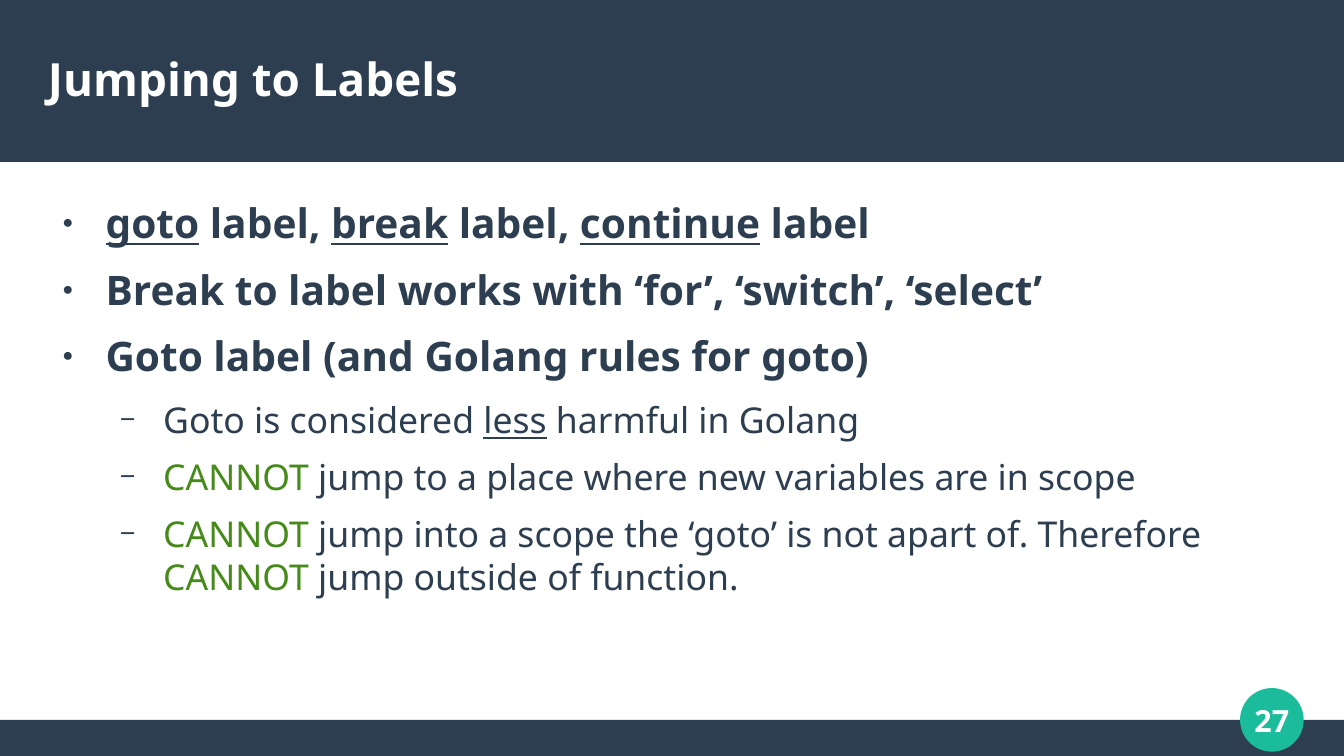
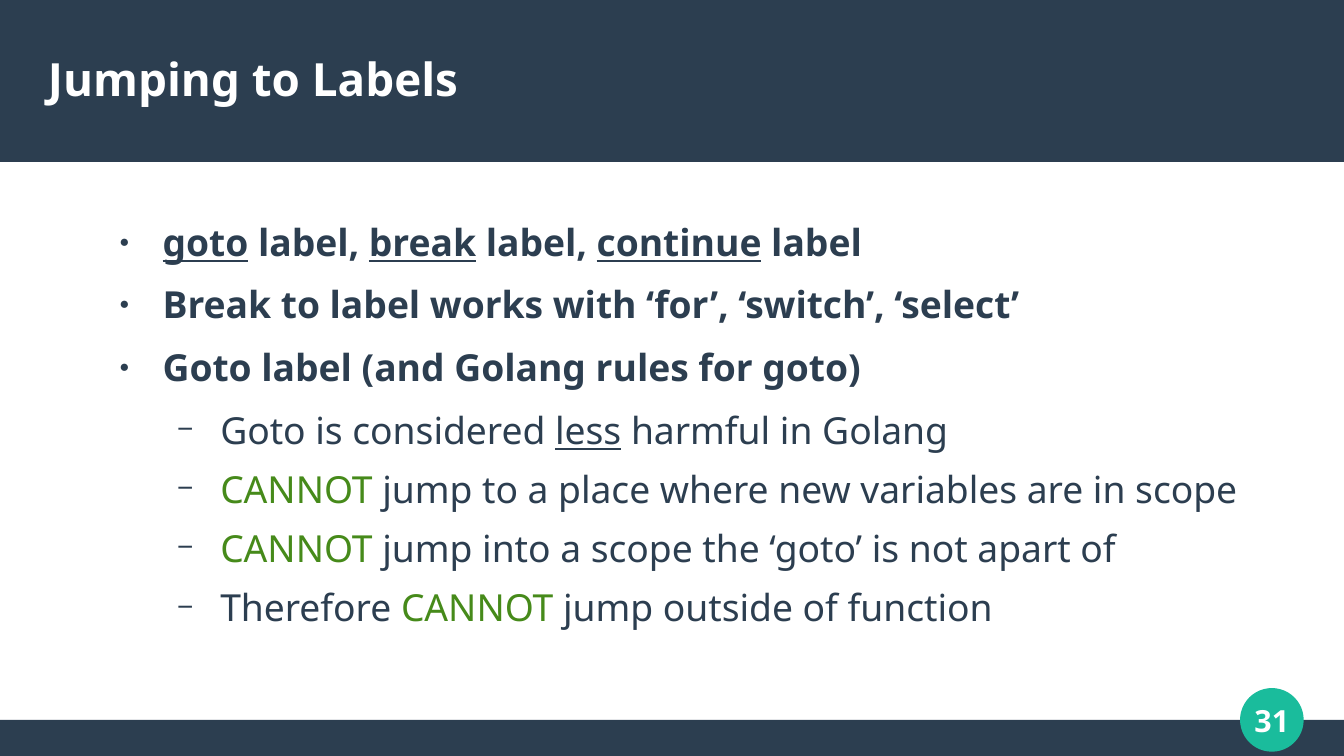
Before and after one commit to calvincramer/golang-training-2-completed, a slide deck: slide 31 of presentation-2.odp (slide 27 before the commit). Drawn at 1344x756 pixels with LibreOffice and Linux fonts; fonts in the diff are those of the drawing. Boxes give left, top, right and bottom in pixels: in the first picture for what was removed or moved away, otherwise in the second. Text is boxed around its words. In the diff, an @@ line names an element or a change of style, - is before the commit and + after.

```diff
--- a/presentation-2.odp
+++ b/presentation-2.odp
@@ text "goto label, break label, continue ..." moved from (x1=106, y1=207, x2=1202, y2=599) to (x1=163, y1=227, x2=1237, y2=630) @@
@@ text "goto label, break label, continue ..." at (x1=163, y1=227, x2=1237, y2=630): vertical alignment top to middle @@
@@ text at (x1=163, y1=227, x2=1237, y2=512): size 24 to 22 pt in "goto label, break label, continue label", "Break to label works with ‘for’, ‘switch’, ...", "Goto label (and Golang rules for goto)"; size 21 to 22 pt in "Goto is considered less harmful in Golang", "CANNOT jump to a place where new ..." @@
@@ text at (x1=220, y1=533, x2=1115, y2=630): text changed; size 21 to 22 pt @@
-  − CANNOT jump into a scope the ‘goto’ is not apart of. Therefore CANNOT jump outside of function.
+  − CANNOT jump into a scope the ‘goto’ is not apart of
+  − Therefore CANNOT jump outside of function
@@ page number at (x1=1254, y1=710, x2=1289, y2=733): text changed @@
-27
+31
```
Also in this commit, not shown: 17 other slides changed, 5 slides added, 1 slide removed, 1 other file.
